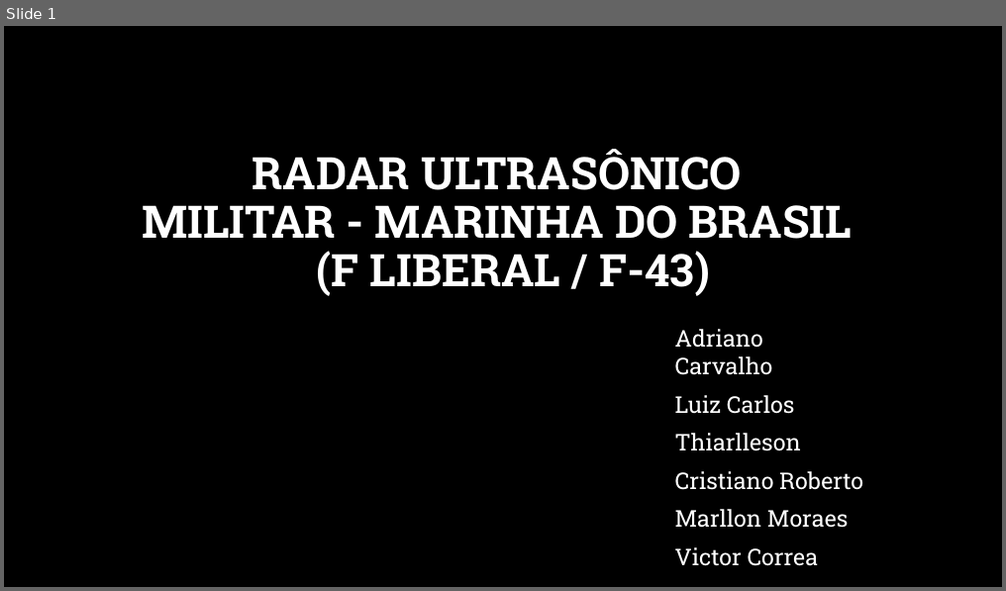
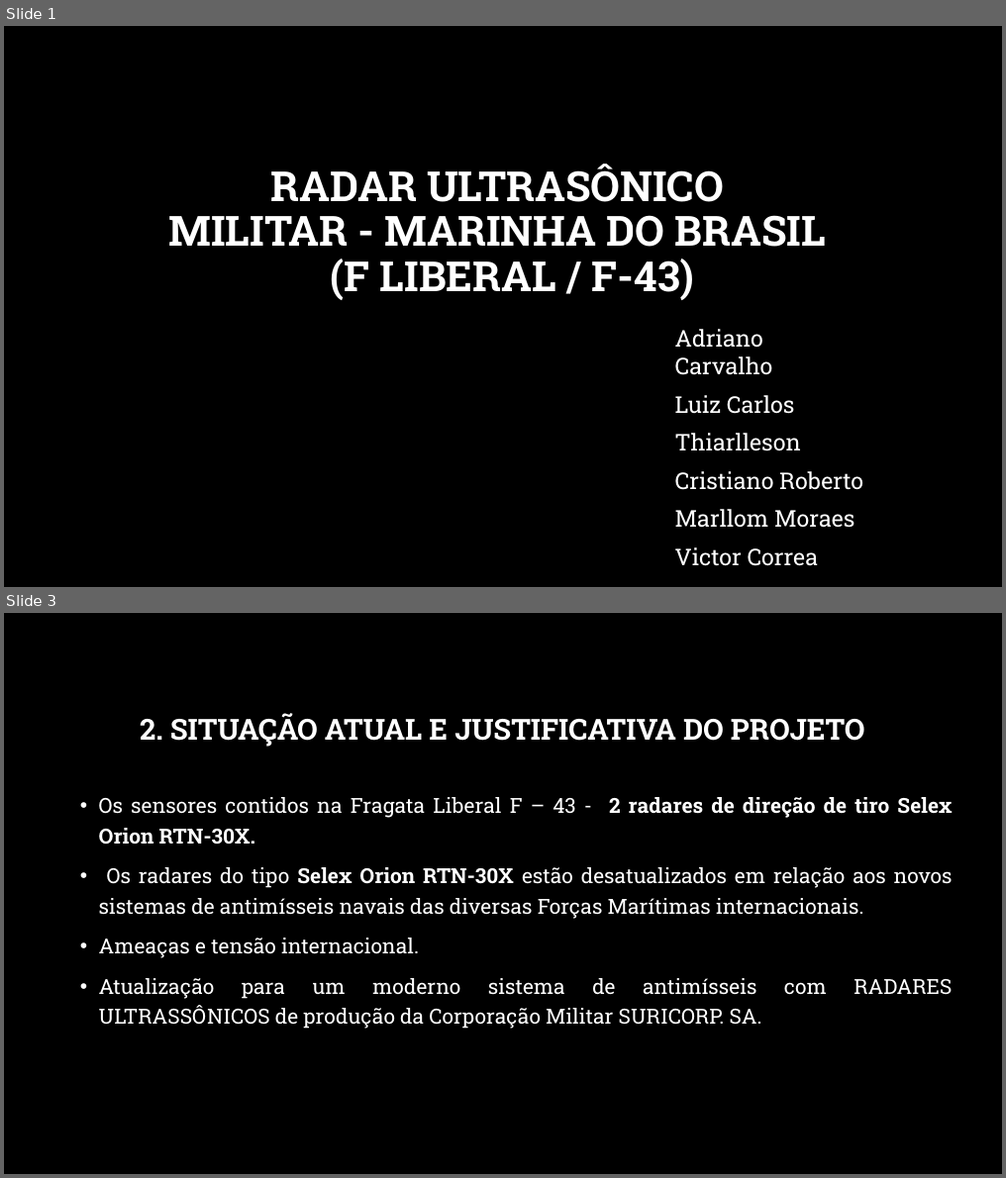
Before and after one commit to Thiarlleson/ProjetoSistemaEmbarcado, a slide deck: Radar_Ultrasonico.pptx. Shown one above the other, each under a label of ours: slide 1 before the commit, slides 1 and 3 after it; the slides between them are not shown. The pictures are 1006x591 and 1006x1178 pixels, drawn with LibreOffice and Linux fonts; fonts in the diff are those of the drawing; background and template pictures are left out. Boxes give left, top, right and bottom in pixels: in the first picture for what was removed or moved away, otherwise in the second. Text is boxed around its words. In the diff, an @@ line names an element or a change of style, - is before the commit and + after.

```diff
--- a/Radar_Ultrasonico.pptx
+++ b/Radar_Ultrasonico.pptx
@@ slide 3 added at box(4, 613, 1002, 1174), background picture (left out) @@
@@ title added at box(140, 713, 865, 747), 27.9 pt, text #FFFFFF, bold @@
+2. SITUAÇÃO ATUAL E JUSTIFICATIVA DO PROJETO
@@ text added at box(99, 797, 952, 1029), 20 pt, text #FFFFFF @@
+• Os sensores contidos na Fragata Liberal F – 43 - 2 radares de direção de tiro Selex Orion RTN-30X.
+• Os radares do tipo Selex Orion RTN-30X estão desatualizados em relação aos novos sistemas de antimísseis navais das diversas Forças Marítimas internacionais.
+• Ameaças e tensão internacional.
+• Atualização para um moderno sistema de antimísseis com RADARES ULTRASSÔNICOS de produção da Corporação Militar SURICORP. SA.
@@ slide 1 changed as well @@
@@ title "RADAR ULTRASÔNICO MILITAR - MARINHA ..." at box(169, 164, 826, 300): size 43.2 to 40 pt @@
@@ subtitle at box(675, 509, 854, 528): text changed @@
-Marllon Moraes
+Marllom Moraes
```
Also in this commit, not shown: 6 other slides changed, 3 other slides added, 7 slides removed, 3 other files.
